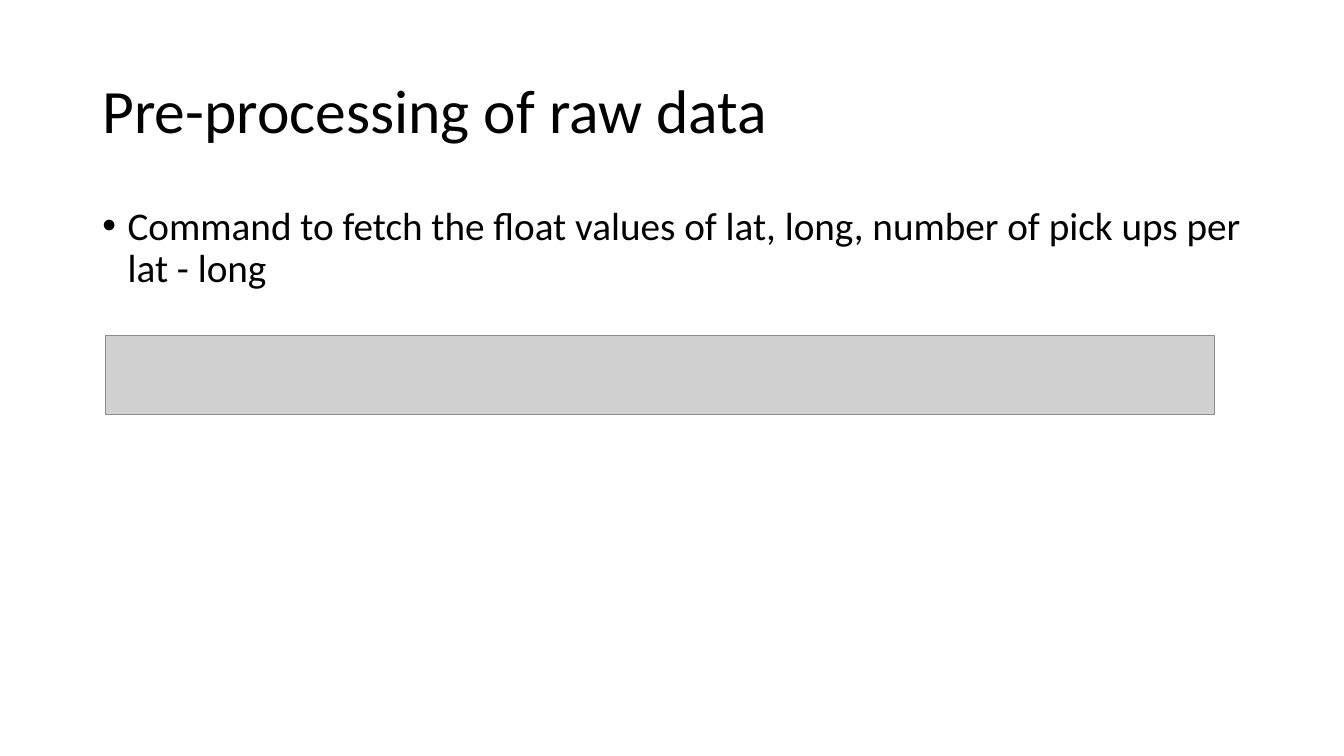
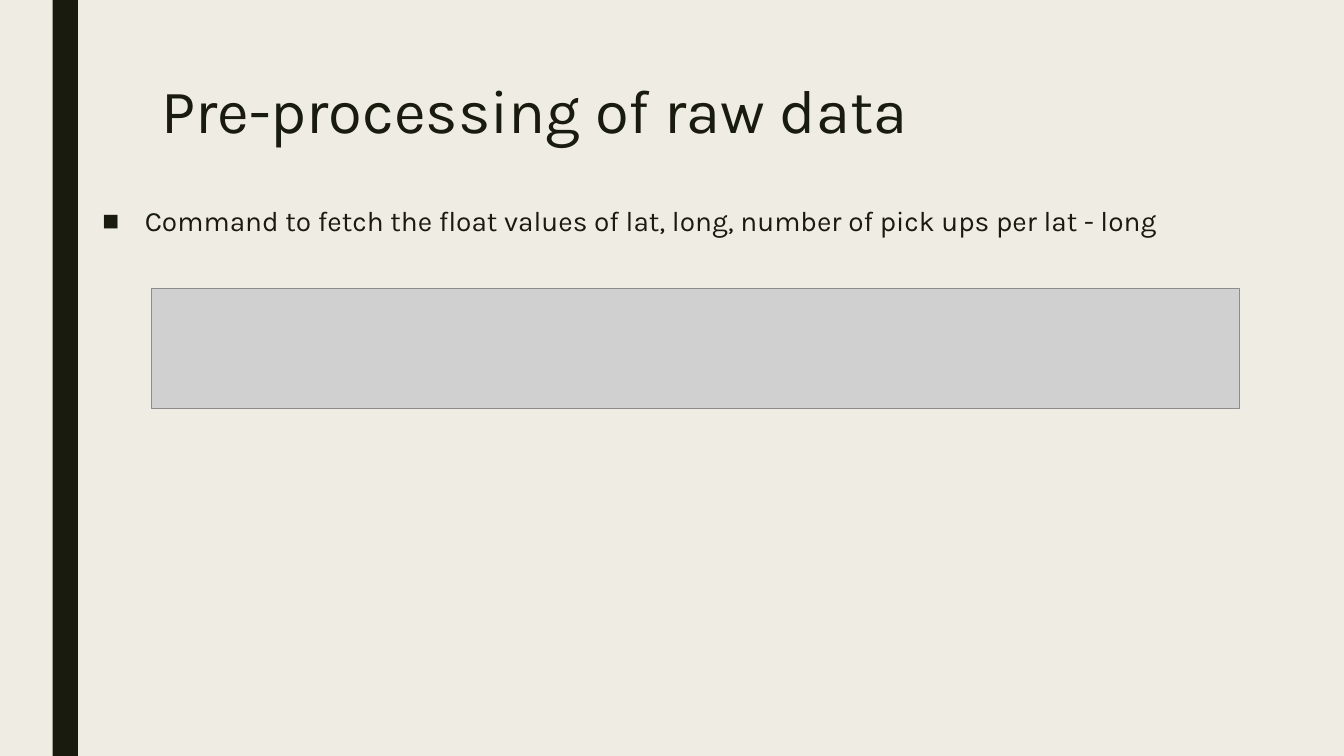
Before and after one commit to msabhi/mining-uber-dataset, a slide deck: slide 4 of images/Presentation2.pptx (slide 2 before the commit). Drawn at 1344x756 pixels with LibreOffice and Linux fonts; fonts in the diff are those of the drawing; grey boxes stand for pictures. Boxes give left, top, right and bottom in pixels: in the first picture for what was removed or moved away, otherwise in the second. Text is boxed around its words. In the diff, an @@ line names an element or a change of style, - is before the commit and + after.

```diff
--- a/images/Presentation2.pptx
+++ b/images/Presentation2.pptx
@@ background #FFFFFF to #EFEDE3 @@
@@ rectangle added at bbox=[52, 0, 78, 756], fill #191B0E @@
@@ title "Pre-processing of raw data": place and size @@
-title "Pre-processing of raw data" at bbox=[102, 90, 767, 144]
+title "Pre-processing of raw data" at bbox=[161, 90, 907, 148]
@@ title "Pre-processing of raw data" at bbox=[161, 90, 907, 148]: font Calibri to Karla, text colour #000000 to #191B0E; line spacing 0.9 to 0.89; vertical alignment middle to top @@
@@ text "Command to fetch the float ..." at bbox=[145, 211, 1156, 238]: size 28 to 20 pt, font Calibri to Karla, text colour #000000 to #191B0E; bullet • to ■; line spacing 0.9 to 0.94; more space between paragraphs @@
@@ picture: place and size @@
-picture at bbox=[106, 336, 1215, 414]
+picture at bbox=[151, 288, 1240, 408]
```
Also in this commit, not shown: 8 other slides changed, 4 slides added.
